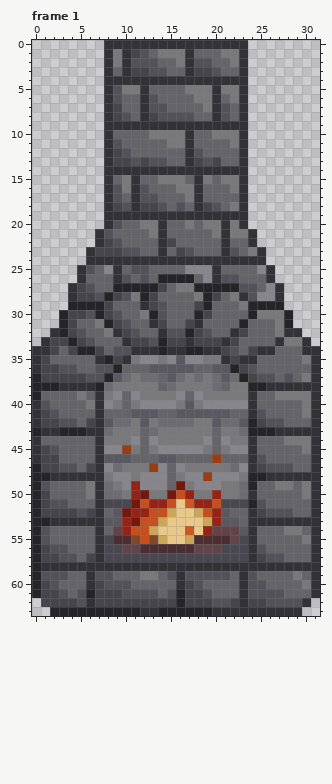
Edited in one commit: pixel-art file (art/furniture/gray_fireplace.aseprite). Above is the file before it was changed.
32x64 pixels, 1 frame. Colours within 5 levels of each other are drawn and written as one. Shown: frame 1. The commit also changed other frames, which this record leaves out.
And afterwards:
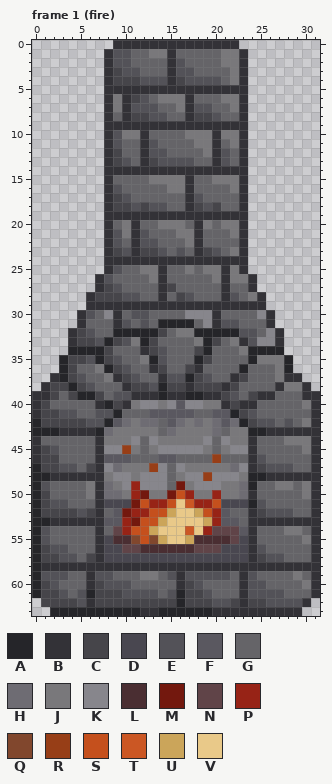
Palette (. is transparent): A #252529  B #333237  C #46454a  D #494750  E #535258  F #5a5860  G #656468  H #6e6c73  J #79787b  K #87868c  L #4a2e32  M #73180e  N #604448  P #972316  Q #81472d  R #973e17  S #c5501d  T #cb5724  U #cba55a  V #e9c989
The edit:
--- frame 1 (fire)
@@ x 0..31 @@
- 0 ........BBBBBBBBBBBBBBBB........
- 1 ........BJBCEGJJJBGGGJJB........
- 2 ........BJBEEEGGJBEEGGJB........
- 3 ........BGBCCEEGGBCCEGGB........
- 4 ........BBBBBBBBBBBBBBBB........
- 5 ........BEJJBGGGGJJJBJJB........
- 6 ........BEGGBEGGGGJJBGJB........
- 7 ........BCGGBEEGGGGJBEGB........
- 8 ........BCEGBCEEEEGGBEGB........
+ 0 .........BBBBBBBBBBBBBB.........
+ 1 ........BEEGGJJBGGGGGJJB........
+ 2 ........BEEGGGGBEGGGGJJB........
+ 3 ........BCEEGGGBEEGGGGJB........
+ 4 ........BCCCEEEBCEEEEGJB........
+ 5 ........BBBBBBBBBBBBBBBB........
+ 6 ........BJBCEGJJJBGGGJJB........
+ 7 ........BJBEEEGGJBEEGGJB........
+ 8 ........BGBCCEEGGBCCEGGB........
  9 ........BBBBBBBBBBBBBBBB........
-10 ........BGGGGJJJJBGGJJJB........
-11 ........BEGGGGGJJBGGGGJB........
-12 ........BCEGGGGGGBEGGGGB........
-13 ........BCCECEEGGBCECGGB........
+10 ........BEJJBGGGGJJJBJJB........
+11 ........BEGGBEGGGGJJBGJB........
+12 ........BCGGBEEGGGGJBEGB........
+13 ........BCEGBCEEEEGGBEGB........
 14 ........BBBBBBBBBBBBBBBB........
-15 ........BGJBGGJJJGBJGJJB........
-16 ........BEJBEGGGJJBGGGJB........
-17 ........BEGBEEGGGJBGGGGB........
-18 ........BCEBCCEGEGBCEGJB........
+15 ........BGGGGJJJJBGGJJJB........
+16 ........BEGGGGGJJBGGGGJB........
+17 ........BCEGGGGGGBEGGGGB........
+18 ........BCCECEEGGBCECGGB........
 19 ........BBBBBBBBBBBBBBBB........
-20 ........BEGGJJBGGJGJJBJB........
-21 .......BEGGGGJBGGGGGJBJJB.......
-22 .......BCEGGGGBCGGGGGBGGB.......
-23 ......BCCCEEGGBGCEGGGBEGJB......
-24 ......BBBBBBBBBBBBBBBBBBBB......
-25 .....BEGKBGEEGGGGKKKBGGGGKB.....
-26 .....BGGGBEGEGAAAAGKBEEGGGB.....
-27 ....BCEGGAAAAACGJJAAAAAEEGKB....
-28 ....BCCEACEJACGGGGJACGJBEKKB....
-29 ....AAAACGGGBCEGGGCAGGGJAAAA....
-30 ...ACCEACEGGJAEGGGACGGGGAJJJA...
-31 ...ACGGJACEGGBCGGCBGGGGAGGGJA...
-32 ..BACEGGJBCEGGBEEACEGGBCGGGJBB..
-33 .BCCACEGGGBCCEACCBCCCBCGGGGBJJB.
-34 BBCGCAACGEEBBBABBAABBCEGCBBGGGBB
-35 BCGGGGGBACBJKKJKFKKJJBCBBGGGGGJB
-36 BCCEEGGEEAGGGFFFFFGGFFACEGGGGGGB
-37 ACCCCCEEAFHJHHGFHJHJHFHACEEGEGJB
-38 AAABBBBAHJJJJJGHJJJJHGJJAABBBBBB
-39 AGGGGJGBJKGKJJJJKGKJJJJJBGGJJJJB
-40 BEGGGGJBKJGJKKKKJFJKKKKKBGGGGGJB
-41 BCEGGGGBGGGFFFGGFFFFFFGGBEGGGGJB
-42 BCCEEGCBFHHJFJHHHHJJFHHFACEEGGGB
-43 ABBAAABBHJJJGHJJJJJJGJJHAAABBBBB
+20 ........BGJBGGJJJGBJGJJB........
+21 ........BEJBEGGGJJBGGGJB........
+22 ........BEGBEEGGGJBGGGGB........
+23 ........BCEBCCEGEGBCEGJB........
+24 ........BBBBBBBBBBBBBBBB........
+25 ........BEGGJJBGGJGJJBJB........
+26 .......BEGGGGJBGGGGGJBJJB.......
+27 .......BCEGGGGBCGGGGGBGGB.......
+28 ......BCCCEEGGBGCEGGGBEGJB......
+29 ......BBBBBBBBBBBBBBBBBBBB......
+30 .....BEGKBGEEGGGGKKKBGGGGKB.....
+31 .....BGGGBEGEGAAAAGKBEEGGGB.....
+32 ....BCEGGAAAAACGJJAAAAAEEGKB....
+33 ....BCCEACEJACGGGGJACGJBEKKB....
+34 ....AAAACGGGBCEGGGCAGGGJAAAA....
+35 ...ACCEACEGGJAEGGGACGGGGAJJJA...
+36 ...ACGGJACEGGBCGGCBGGGGAGGGJA...
+37 ..BACEGGJBCEGGBEEACEGGBCGGGJBB..
+38 .BCCACEGGGBCCEACCBCCCBCGGGGBJJB.
+39 BBCGCAACGEEBBBABBAABBCEGCBBGGGBB
+40 BCGGGGGBACBJKKJKFKKJJBCBBGGGGGJB
+41 BCCEEGGEEAGGGFFFFFGGFFACEGGGGGGB
+42 ACCCCCEEAFHJHHGFHJHJHFHACEEGEGJB
+43 AAABBBBAHJJJJJGHJJJJHGJJAABBBBBB
 44 BGGGGGGBJJJKGKJJJJJKGKJJBGGGJJJB
